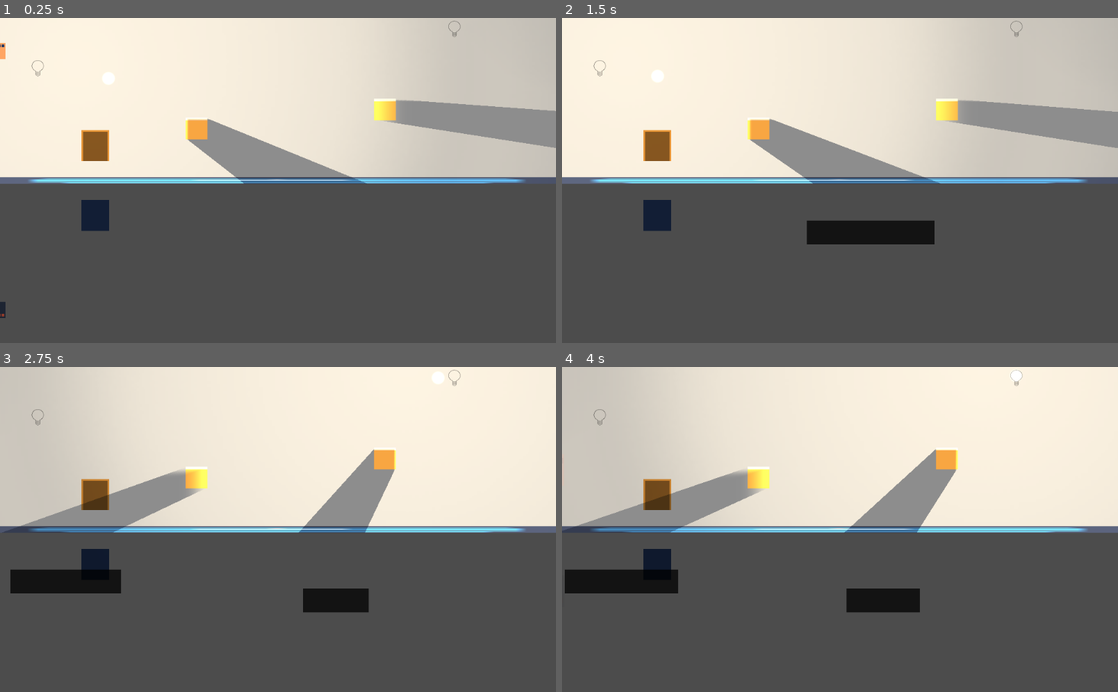
Above: before the commit, frames 1-4 (two rows, left to right).
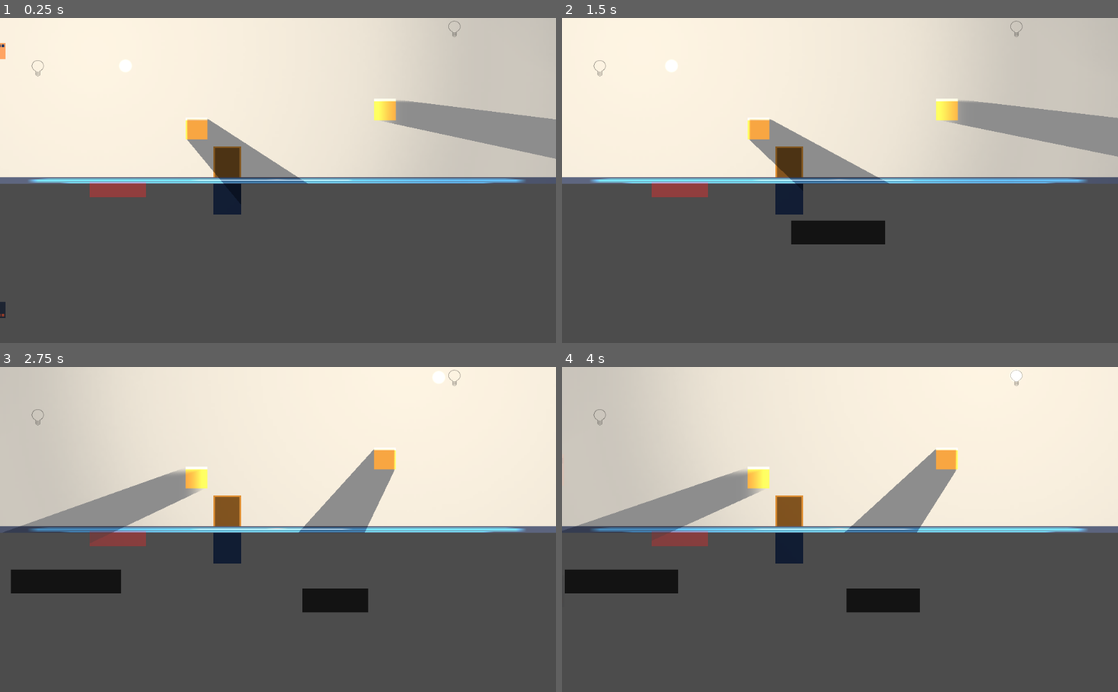
Above: after the commit, the same moments.

Repository: gramozilho/More-Than-Meets-The-Eye-GWJ14
Game: Godot game, scene res://Main.tscn
Same seed, same stepped clock (60 frames per second), same inputs: the game is played once before the commit and once after it. The engine's default icon, where the game draws it, is replaced by a stand-in: a white triangle on a blue panel in a dark square.
Inputs (mouse positions are in pixels of both pictures, inside the frame that each line leads up to):
- Up to frame 1 (0.25 s): no input
- Up to frame 2 (1.5 s): tap Enter (ui_accept) at 0.5, 0.77 s; move the mouse to (600, 66) at 0.52 s; press the mouse at (600, 66) at 0.53 s; hold D (right) from 0.53 s (still down); move the mouse to (1017, 27) at 1.27 s; release the mouse at (1017, 27) at 1.28 s; click (1017, 27) at 1.35 s
- Up to frame 3 (2.75 s): tap Enter (ui_accept) at 1.52 s; move the mouse to (333, 458) at 2.02 s; release D (right) at 2.03 s; press the mouse at (333, 458) at 2.03 s; hold A (left) from 2.03 s (still down)
- Up to frame 4 (4 s): move the mouse to (812, 594) at 2.77 s; release A (left) at 2.78 s; release the mouse at (812, 594) at 2.78 s; hold D (right) from 2.78 s (still down); click (812, 594) at 2.85 s; tap Enter (ui_accept) at 3.02, 3.5, 3.77 s; move the mouse to (1006, 578) at 3.52 s; press the mouse at (1006, 578) at 3.53 s

The runs differ from the first frame. In frame 1, 4.7% of the frame differs, in the area x 14-100%, y 12-66%; in frame 2, 5.1%, in the area x 14-100%, y 12-70%; in frame 3, 2.3%; in frame 4, 2.2%.

Commit message:
Kill area added

Diff:
--- /dev/null
+++ b/BadArea.gd
@@ -0,0 +1,18 @@
+extends Area2D
+
+signal kill_player
+
+var viewport_size
+
+func _ready():
+	viewport_size = get_viewport().size
+	shadow_cast()
+
+
+func _on_BadArea_body_entered(body):
+	if body.is_in_group('player'):
+		emit_signal("kill_player")
+
+func shadow_cast():
+	#$Shadow.global_position.x = $Body.global_position.x
+	$Shadow.global_position.y = viewport_size.y - $Body.global_position.y
--- /dev/null
+++ b/BadArea.tscn
@@ -0,0 +1,21 @@
+[gd_scene load_steps=4 format=2]
+
+[ext_resource path="res://Assets/colors.PNG" type="Texture" id=1]
+[ext_resource path="res://BadArea.gd" type="Script" id=2]
+
+[sub_resource type="RectangleShape2D" id=1]
+
+[node name="BadArea" type="Area2D" groups=[
+"bad_area",
+]]
+script = ExtResource( 2 )
+
+[node name="Shadow" type="Sprite" parent="."]
+modulate = Color( 1, 0, 0, 0.188235 )
+texture = ExtResource( 1 )
+region_enabled = true
+region_rect = Rect2( 0, 400, 20, 20 )
+
+[node name="Body" type="CollisionShape2D" parent="."]
+shape = SubResource( 1 )
+[connection signal="body_entered" from="." to="." method="_on_BadArea_body_entered"]
--- a/DeathScreen.gd
+++ b/DeathScreen.gd
@@ -1,8 +1,14 @@
 extends "res://Maps/0_TitleScreen.gd"
 
 
+func _ready():
+	self.rect_size.x = 1020
+	self.rect_size.y = 600
+
+
 func _on_Button_pressed():
-	get_tree().reload_current_scene()
+	#get_tree().reload_current_scene()
+	globals.restart_scene()
 
 
 func _on_Button2_pressed():
--- a/DeathScreen.tscn
+++ b/DeathScreen.tscn
@@ -7,13 +7,10 @@
 script = ExtResource( 2 )
 
 [node name="Label" parent="VBoxContainer" index="0"]
-margin_right = 161.0
 text = "You could not escape."
 
 [node name="Button" parent="VBoxContainer" index="1"]
-margin_right = 161.0
 text = "Retry"
 
 [node name="Button2" parent="VBoxContainer" index="2"]
-margin_right = 161.0
 text = "Back to Main Menu"
--- a/Main.gd
+++ b/Main.gd
@@ -1,4 +1,6 @@
 extends Node2D
+
+onready var death_screen = load("res://DeathScreen.tscn")
 
 var shadow_casting_array
 var mouse_state = "game"
@@ -10,6 +12,9 @@
 
 	for lamp in get_tree().get_nodes_in_group("lamp"):
 		lamp.connect('lamp_touched', $Light, 'receive_click')
+
+	for bad_area in get_tree().get_nodes_in_group("bad_area"):
+		bad_area.connect("kill_player", self, "kill_player")
 
 
 func _process(delta):
@@ -27,3 +32,10 @@
 
 func _on_Door_go_to_next_level():
 	globals.next_level()
+
+
+func kill_player():
+	$Player.die()
+	# Instance death screen
+	var scene_instance = death_screen.instance()
+	add_child(scene_instance)
--- a/Main.tscn
+++ b/Main.tscn
@@ -9,6 +9,7 @@
 [ext_resource path="res://Main.gd" type="Script" id=7]
 [ext_resource path="res://Environment/Floor.tscn" type="PackedScene" id=8]
 [ext_resource path="res://Environment/Border.tscn" type="PackedScene" id=9]
+[ext_resource path="res://BadArea.tscn" type="PackedScene" id=10]
 
 [node name="Main" type="Node2D"]
 script = ExtResource( 7 )
@@ -25,7 +26,7 @@
 [node name="Node2D" parent="Border" instance=ExtResource( 8 )]
 
 [node name="Light" parent="." instance=ExtResource( 4 )]
-position = Vector2( 200.282, 111.343 )
+position = Vector2( 231.571, 88.2167 )
 scale = Vector2( 3, 3 )
 color = Color( 0.819608, 0.74902, 0.619608, 1 )
 energy = 1.0
@@ -48,8 +49,12 @@
 position = Vector2( 836.843, 15.7895 )
 
 [node name="Door" parent="." instance=ExtResource( 5 )]
-position = Vector2( 175.346, 236.755 )
+position = Vector2( 418.546, 267.155 )
 scale = Vector2( 1.5, 1.5 )
 z_index = -1
+
+[node name="BadArea" parent="." instance=ExtResource( 10 )]
+position = Vector2( 217.033, 283.335 )
+scale = Vector2( 5.16, 1.4 )
 [connection signal="light_position" from="Light" to="." method="_on_Light_light_position"]
 [connection signal="go_to_next_level" from="Door" to="." method="_on_Door_go_to_next_level"]
--- a/globals.gd
+++ b/globals.gd
@@ -18,6 +18,10 @@
 	load_new_level()
 
 
+func restart_scene():
+	load_new_level()
+
+
 func next_level():
 	current_level += 1
 	if current_level > len(list_of_levels) - 1:
@@ -34,8 +38,7 @@
 
 func _deferred_goto_scene(path):
 	# It is now safe to remove the current scene
-	print(path)
-	if current_scene:
+	if current_scene != null:
 		current_scene.free()
 	# Load the new scene.
 	var s = ResourceLoader.load(path)
Not shown: 1 places in Main.tscn that only renumber resources
